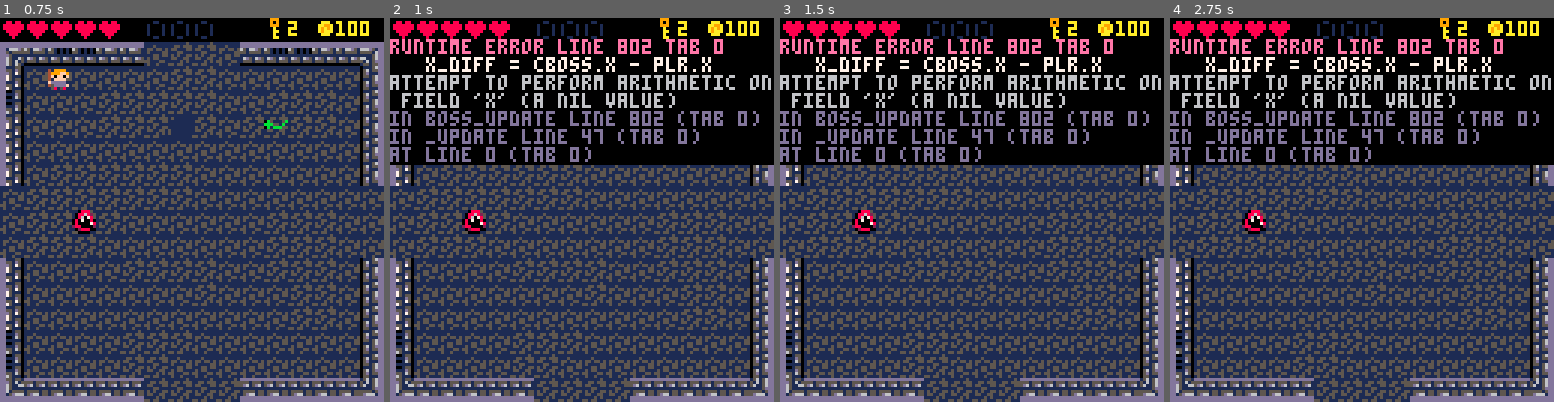
Above: before the commit, frames 1-4 (left to right).
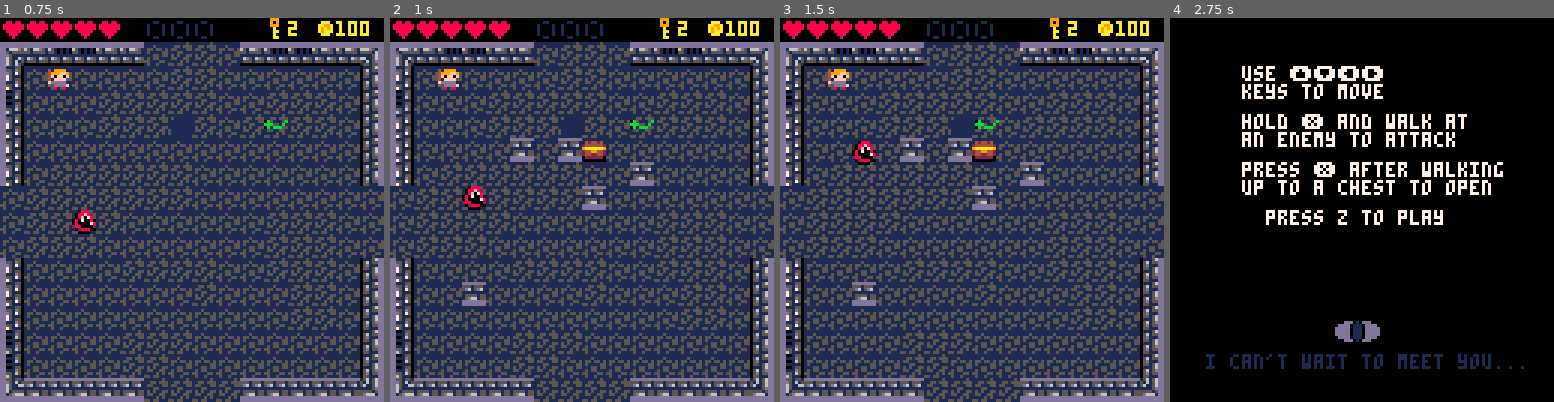
Above: after the commit, the same moments.

Repository: bluewhit/COSC438_final
Game: PICO-8 cartridge nightmare.p8
Two runs of this game, one before a commit and one after it. Both use one fixed random seed, a clock stepped at 60 frames per second and the inputs below.
Inputs:
- Up to frame 1 (0.75 s): tap X (X key) at 0.33 s; tap O (Z key) at 0.7 s
- Up to frame 2 (1 s): no input
- Up to frame 3 (1.5 s): tap X (X key) at 1.07 s
- Up to frame 4 (2.75 s): hold Right 1.6-2.1 s; tap O (Z key) at 1.7, 2.1, 2.5 s; tap X (X key) at 1.85 s; hold Up 2.15-2.42 s; hold Right from 2.47 s (still down)

Frame 1 is identical in both runs. In frame 2, 33% of the frame differs, in the area x 0-100%, y 5-75%; in frame 3, 32%; in frame 4, 72%, in the area x 0-100%, y 0-100%.
Error before the commit: runtime error line 802 tab 0; x_diff = cboss.x - plr.x; attempt to perform arithmetic on field 'x' (a nil value)

Commit message:
Add files via upload

Diff:
--- a/nightmare.p8
+++ b/nightmare.p8
@@ -47,31 +47,25 @@
  elseif state == 1 then
    plr_update()
    enemy_update()
-   boss_update()
 
    --boss animations
    --will have to change this
    --to make it animate when the
    --fish moves
    if level == 5 then
+    state = 2
    	if cboss.name == "rotting fish" then
 					ani_fish()
 				end
 			end
 
 			if difficulty == 4 and cboss.hp == 0 then
-				state = 3
+				--state = 3
 			end
 
  elseif state == 2 then
-   if btnp(4) then
-   		for i in all(tiles) do
-						mset(i.x, i.y, 45)
-					end
-     _init()
-     reboot()
-   end
- elseif state == 3 then
+   boss_update()
+ elseif state == 4 then
  	if btnp(4) then
    	for i in all(tiles) do
 					mset(i.x, i.y, 45)
@@ -117,13 +108,33 @@
   	  end
    end
 
-
-   --test function to draw boss
-   if level == 5 or difficulty > 3 then
-   	draw_boss()
-   end
-
-
+   draw_ui()
+
+ elseif state==2 then
+   cls()
+   map(0, 0, 0, 0, 16, 16)
+   spr(plr.sp, plr.x, plr.y,1,1,plr.flp)
+   draw_boss()
+   draw_ui()
+
+ elseif state==3 then
+   cls()
+   camera(0,0)
+   map(70,70,0,0,16,16)
+   print("you won.\npress z to play again",40,60,7)
+
+ elseif state==4 then
+   cls()
+   camera(0,0)
+   map(70,70,0,0,16,16)
+   print("game over.\npress z to restart",40,60,7)
+ end
+end
+
+-->8
+--collisions
+
+function draw_ui()
    rectfill(0,0,128,7,0)
    spr(21, 128-24, 0)
    print(plr.coins, 128-16, 1, 10)
@@ -141,22 +152,7 @@
    for i = 1,plr.health do
      spr(20, -8 + (i*8), 0)
    end
-
- elseif state==2 then
-   cls()
-   camera(0,0)
-   map(70,70,0,0,16,16)
-   print("game over.\npress z to restart",40,60,7)
- elseif state==3 then
-   cls()
-   camera(0,0)
-   map(70,70,0,0,16,16)
-   print("you won.\npress z to play again",40,60,7)
- end
-end
-
--->8
---collisions
+end
 
 function collide_map(obj,aim,flag)
 	--obj = table x,y,w,h
@@ -409,7 +405,7 @@
 function plr_update()
 
 	if(plr.health <= 0) then
-		state = 2
+		state = 4
 	end
 	plr.moving = false
 	plr.lastmove = plr.move
@@ -739,7 +735,9 @@
 	flp = false,
 	moves = {},
 	x = 60,
-	y = 64
+	y = 64,
+	w = 16,
+	h = 16
 
 	}
 
